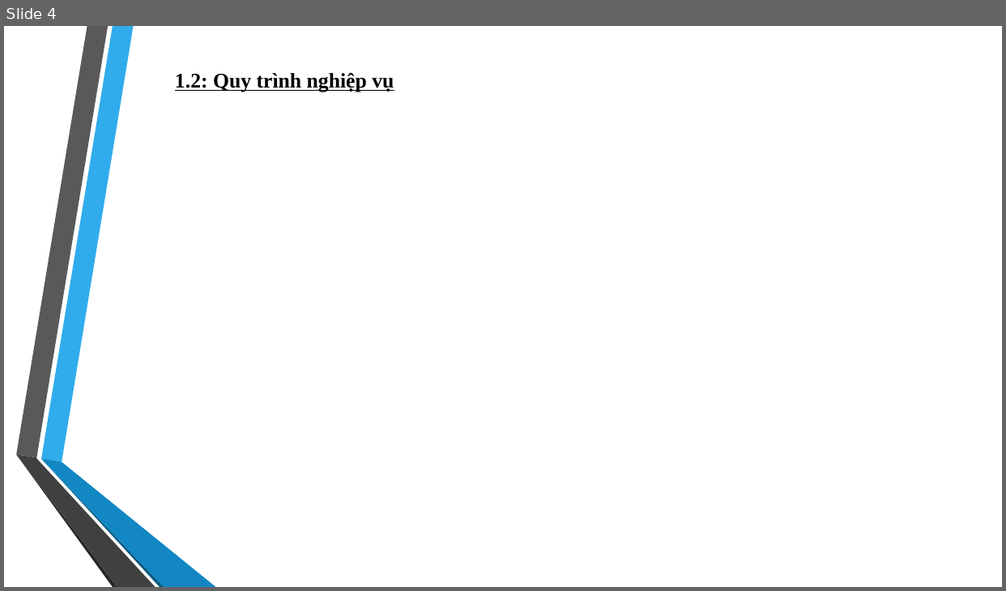
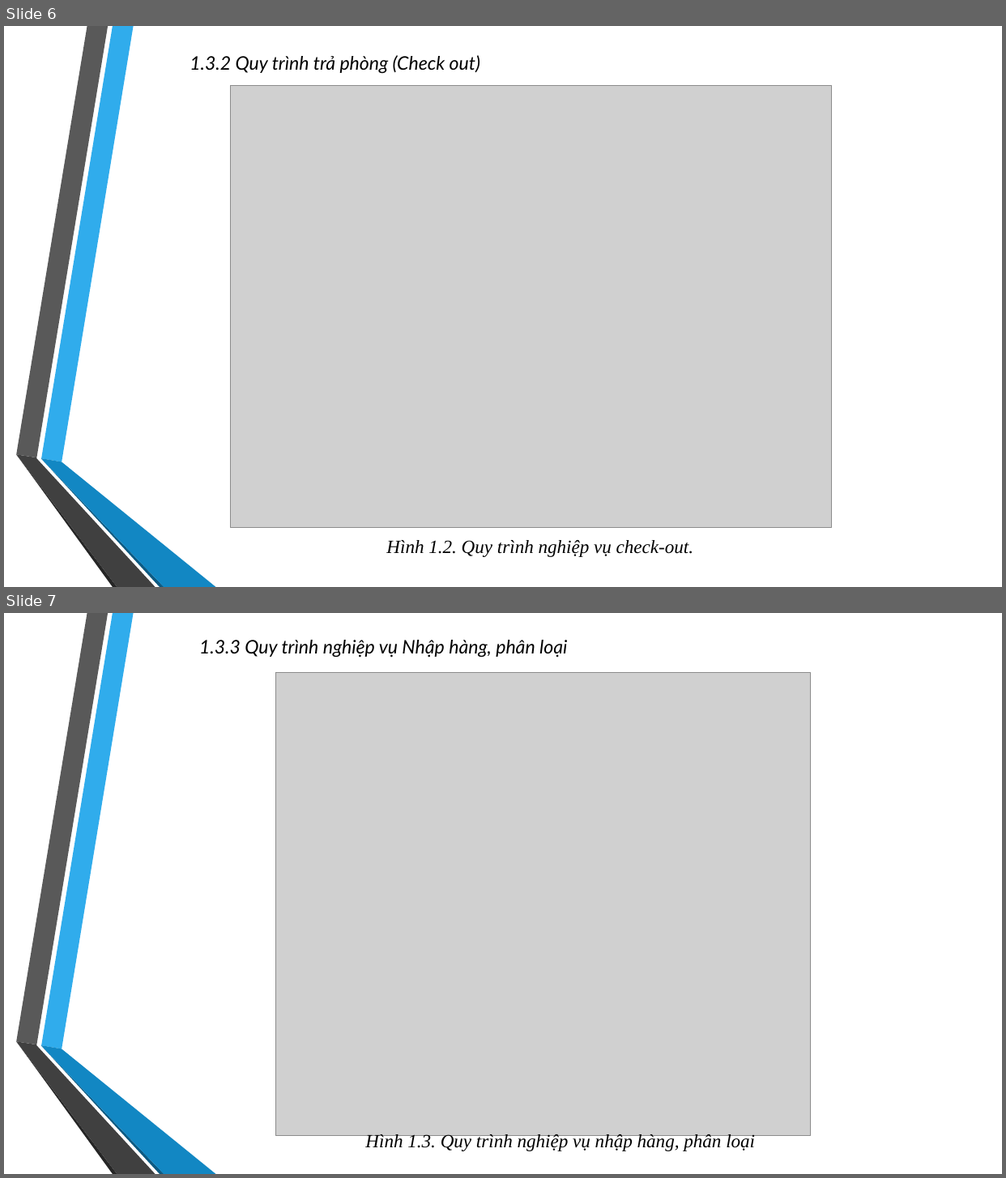
Before and after one commit to DaemonZZ/pttkht, a slide deck: QLKS.pptx. Shown one above the other, each under a label of ours: slide 4 before the commit, slides 6 and 7 after it. The pictures are 1006x591 and 1006x1178 pixels, drawn with LibreOffice and Linux fonts; fonts in the diff are those of the drawing; grey boxes stand for pictures; background and template pictures are left out. Boxes give left, top, right and bottom in pixels: in the first picture for what was removed or moved away, otherwise in the second. Text is boxed around its words. In the diff, an @@ line names an element or a change of style, - is before the commit and + after.

```diff
--- a/QLKS.pptx
+++ b/QLKS.pptx
@@ slide 7 added at <box>4,613,1002,1174</box>, background picture (left out); not listed: 6 template elements that a slide beside it also shows @@
@@ text added at <box>199,640,567,658</box>, 18 pt, text #000000, italic @@
+1.3.3 Quy trình nghiệp vụ Nhập hàng, phân loại
@@ picture added at <box>275,672,810,1136</box> @@
@@ text added at <box>365,1133,755,1152</box>, 18 pt, text #000000, italic @@
+Hình 1.3. Quy trình nghiệp vụ nhập hàng, phân loại
@@ what was slide 4 is now slide 6 @@
@@ slide 6 changed as well @@
@@ text added at <box>189,55,480,74</box>, 18 pt, text #000000, italic @@
+1.3.2 Quy trình trả phòng (Check out)
@@ picture added at <box>231,86,832,528</box> @@
@@ text at <box>386,540,693,557</box>: text changed; size 20 to 18 pt; bold off; italic on @@
-1.2: Quy trình nghiệp vụ
+Hình 1.2. Quy trình nghiệp vụ check-out.
```
Also in this commit, not shown: 5 other slides changed, 28 other slides added, 9 slides removed, 3 other files.
